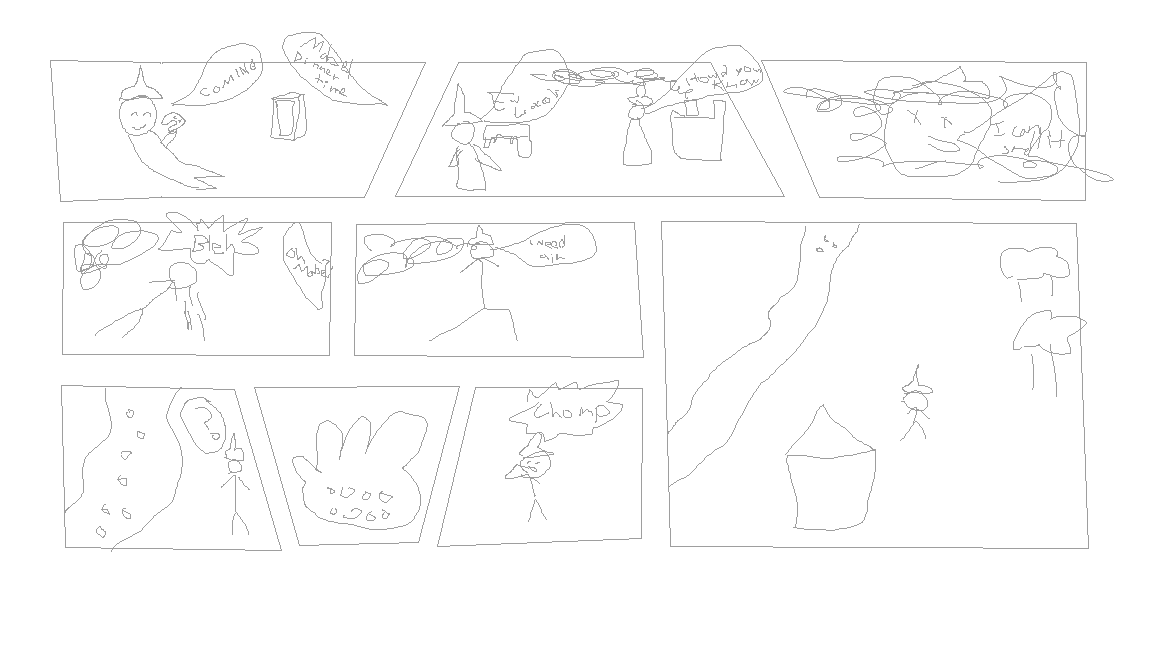
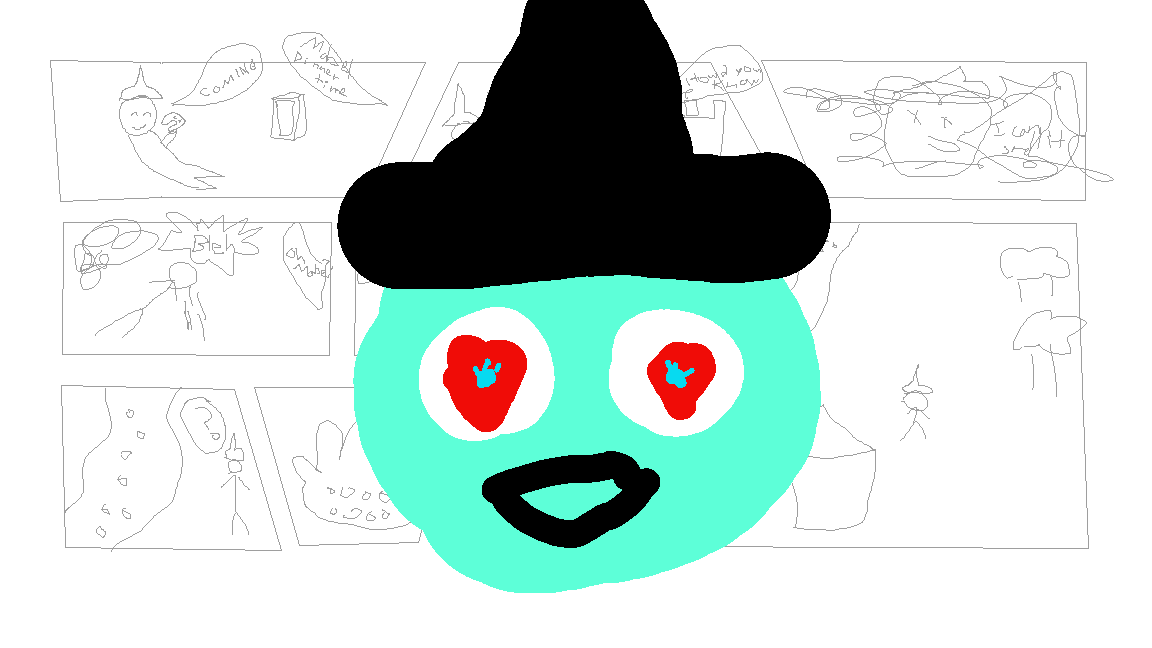
Comparing the layer stacks of the two 1152x648 images. Changes:
added layer "big face" above "Panel arts" over left=337, top=0, right=831, bottom=593
